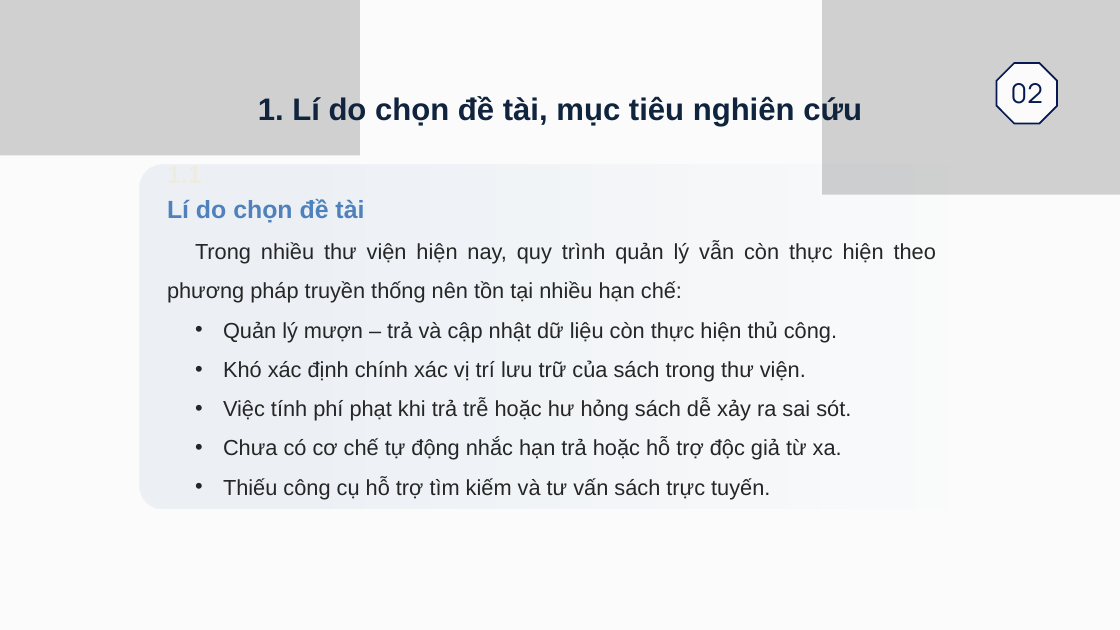
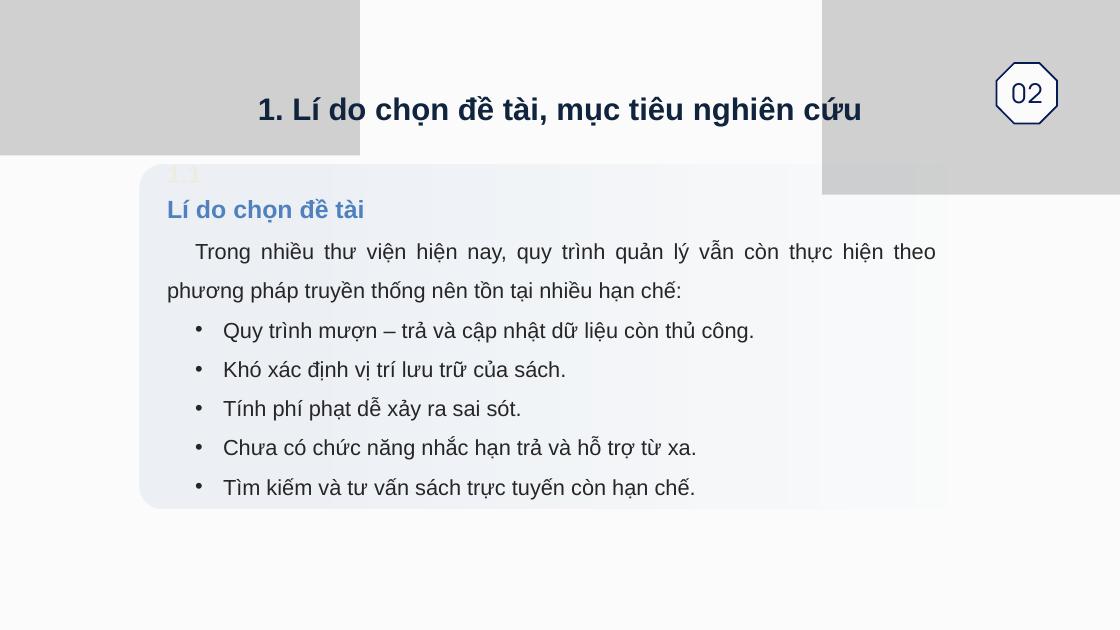
Before and after one commit to kimhuongg25/tn-da22ttd-110122083-dothikimhuong-thuviensothongminh, a slide deck: slide 3 of docs/pp_baocao_hoanchinh.pptx. Drawn at 1120x630 pixels with LibreOffice and Linux fonts; fonts in the diff are those of the drawing; grey boxes stand for pictures. Boxes give left, top, right and bottom in pixels: in the first picture for what was removed or moved away, otherwise in the second. Text is boxed around its words. In the diff, an @@ line names an element or a change of style, - is before the commit and + after.

```diff
--- a/docs/pp_baocao_hoanchinh.pptx
+++ b/docs/pp_baocao_hoanchinh.pptx
@@ text at [223,321,755,499]: text changed @@
-  • Quản lý mượn – trả và cập nhật dữ liệu còn thực hiện thủ công.
-  • Khó xác định chính xác vị trí lưu trữ của sách trong thư viện.
-  • Việc tính phí phạt khi trả trễ hoặc hư hỏng sách dễ xảy ra sai sót.
-  • Chưa có cơ chế tự động nhắc hạn trả hoặc hỗ trợ độc giả từ xa.
-  • Thiếu công cụ hỗ trợ tìm kiếm và tư vấn sách trực tuyến.
+  • Quy trình mượn – trả và cập nhật dữ liệu còn thủ công.
+  • Khó xác định vị trí lưu trữ của sách.
+  • Tính phí phạt dễ xảy ra sai sót.
+  • Chưa có chức năng nhắc hạn trả và hỗ trợ từ xa.
+  • Tìm kiếm và tư vấn sách trực tuyến còn hạn chế.
```
Also in this commit, not shown: 1 other slide changed, 1 other file.
